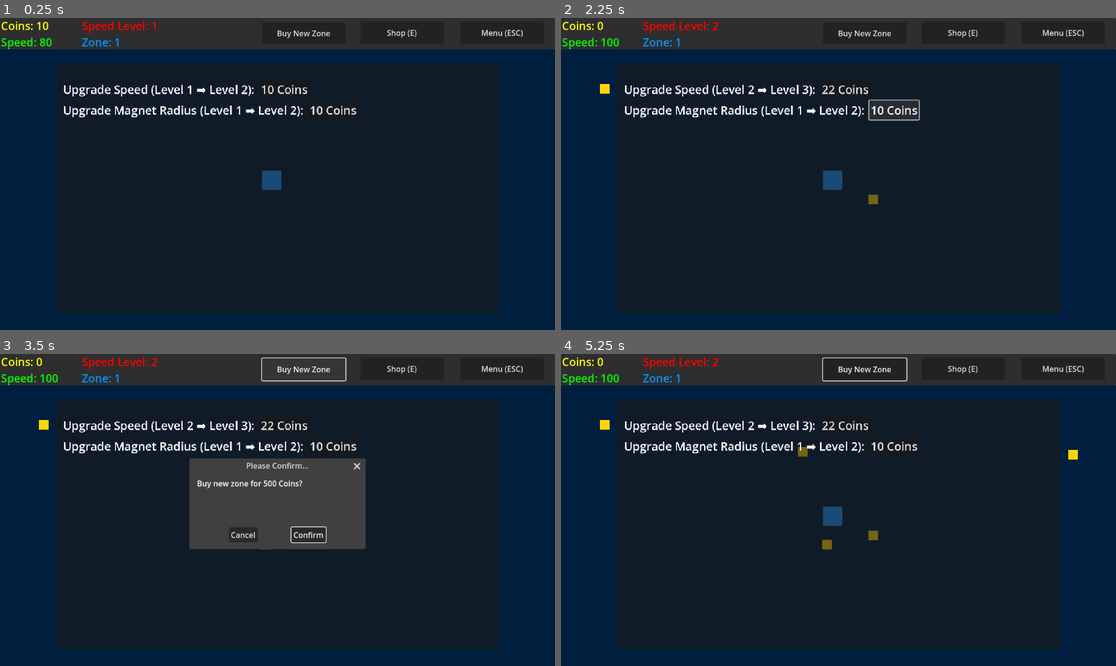
Above: before the commit, frames 1-4 (two rows, left to right).
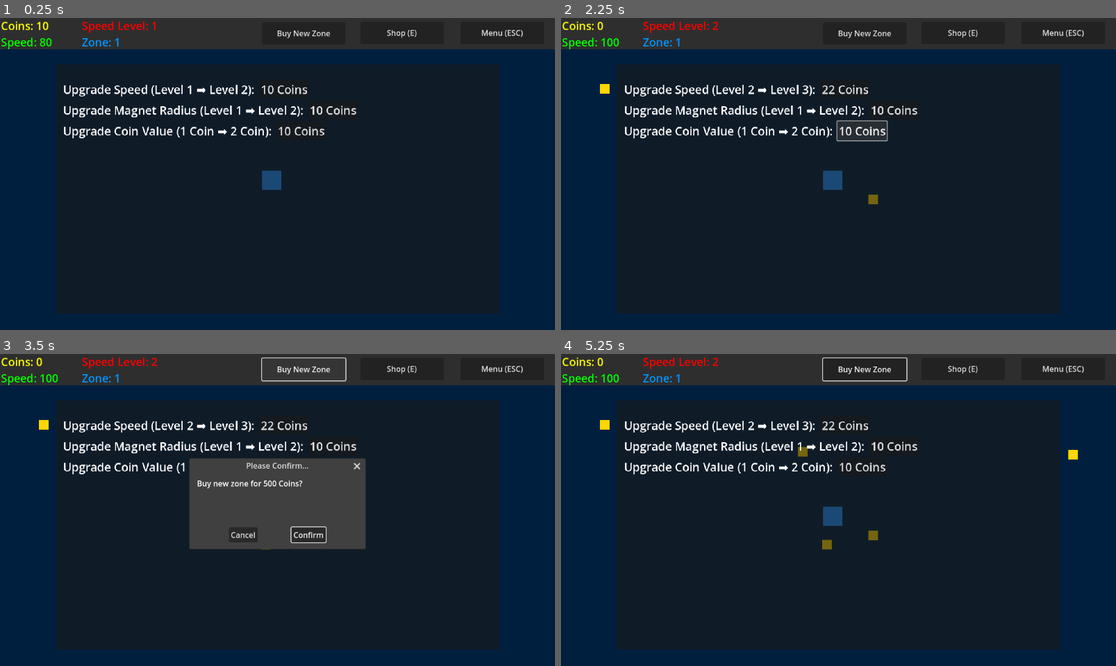
Above: after the commit, the same moments.

Repository: CD1FOX/golden-grind
Game: Godot game, scene res://Scenes/Worlds/Zone 1 - 10/zone1.tscn
The game is run twice, just before and just after one commit, with the same random seed, the same clock (stepped at 60 frames per second) and the same inputs.
Inputs:
- Up to frame 1 (0.25 s): no input
- Up to frame 2 (2.25 s): click "10 Coins" at 0.5 s; click "10 Coins" at 1.25 s; click "10 Coins" at 2 s
- Up to frame 3 (3.5 s): click "Buy New Zone" at 2.75 s
- Up to frame 4 (5.25 s): click "Buy New Zone" at 3.5 s; click "Confirm" at 4.25 s; click "OK" at 5 s

The runs differ from the first frame. In frame 1, 0.6% of the frame differs, in the area x 11-59%, y 34-39%; in frame 2, 1.2%, in the area x 11-65%, y 26-40%; in frame 3, 0.3%; in frame 4, 0.6%.

Commit message:
Update
feat: Added Coin Value Upgrade

Make the coin more value in each upgrade

Diff:
--- a/Global/Global.gd
+++ b/Global/Global.gd
@@ -1,16 +1,25 @@
 extends Node
 
 var coin = 10
+
+#Zones
+var last_zone_level = 1
+var current_zone_level = 1
+var zone_price = 500
+
+#Magnet Type Skill
+var magnet_radius = Vector2(3.0, 3.0)
+var magnet_level = 1
+var magnet_cost = 10
+var magnet_base_cost = 10
+
+#Speed Type Skill
 var speed = 80
 var speed_cost = 10
 var speed_base_cost = 10
 var speed_level = 1
 
-var last_zone_level = 1
-var current_zone_level = 1
-var zone_price = 500
-
-var magnet_radius = Vector2(3.0, 3.0)
-var magnet_level = 1
-var magnet_cost = 10
-var magnet_base_cost = 10
+#Coin Value Upgrade
+var coin_value = 1
+var coin_value_upgrade_cost = 10
+var coin_value_upgrade_base_cost = 10
--- a/Scenes/Entitys/Player/Scripts/player.gd
+++ b/Scenes/Entitys/Player/Scripts/player.gd
@@ -25,5 +25,5 @@
 
 func _on_magnet_area_entered(area: Area2D) -> void:
 	if area.is_in_group("coin"):
-		Global.coin += 1
+		Global.coin += Global.coin_value
 		area.queue_free()
--- a/Scenes/Pickables/Coin/coin.gd
+++ b/Scenes/Pickables/Coin/coin.gd
@@ -2,7 +2,7 @@
 
 func _on_body_entered(body: Node2D) -> void:
 	if body.name == "Player":
-		Global.coin += 1
+		Global.coin += Global.coin_value
 		queue_free()
 
 func _on_timer_timeout() -> void:
--- a/Scenes/UI/Shop/shop_menu.gd
+++ b/Scenes/UI/Shop/shop_menu.gd
@@ -5,6 +5,9 @@
 
 @onready var magnet_label = $Panel/VBoxContainer/Magnet/Magnet
 @onready var magnet_button = $Panel/VBoxContainer/Magnet/MagnetUpgradeButton
+
+@onready var coin_value_label = $Panel/VBoxContainer/CoinValueUpgrade/CoinValue
+@onready var coin_value_button = $Panel/VBoxContainer/CoinValueUpgrade/CoinValueButton
 
 
 func _process(_delta: float) -> void:
@@ -15,7 +18,10 @@
 	speed_button.text = "%d Coins" % Global.speed_cost
 
 	magnet_label.text = "Upgrade Magnet Radius (Level %d ➡️ Level %d): " % [Global.magnet_level, Global.magnet_level + 1]
-	speed_button.text = "%d Coins" % Global.speed_cost
+	magnet_button.text = "%d Coins" % Global.magnet_cost
+
+	coin_value_label.text = "Upgrade Coin Value (%d Coin ➡️ %d Coin): " % [Global.coin_value, Global.coin_value + 1]
+	coin_value_button.text = "%d Coins" % Global.coin_value_upgrade_cost
 
 
 func _on_magnet_upgrade_button_pressed() -> void:
@@ -24,6 +30,8 @@
 		Global.magnet_level += 1
 		Global.speed_cost = int(Global.magnet_base_cost * pow(1.5, Global.magnet_level))
 		Global.magnet_radius = Vector2((Global.magnet_radius.x + 1.0), (Global.magnet_radius.y + 1.0))
+	else:
+		print("Not Enough Coins")
 
 func _on_speed_upgrade_button_pressed() -> void:
 	if Global.coin >= Global.speed_cost:
@@ -33,3 +41,9 @@
 		Global.speed += 20
 	else:
 		print("Not Enough Coins")
+
+func _on_coin_value_button_pressed() -> void:
+	if Global.coin >= Global.coin_value_upgrade_cost:
+		Global.coin -= Global.coin_value_upgrade_cost
+		Global.coin_value += 1
+		Global.coin_value_upgrade_cost = int(Global.coin_value_upgrade_base_cost * pow(1.5, Global.coin_value))
--- a/Scenes/UI/Shop/shop_popup.tscn
+++ b/Scenes/UI/Shop/shop_popup.tscn
@@ -50,5 +50,19 @@
 theme_override_font_sizes/font_size = 30
 text = "10 Coins"
 
+[node name="CoinValueUpgrade" type="HBoxContainer" parent="Panel/VBoxContainer"]
+layout_mode = 2
+
+[node name="CoinValue" type="Label" parent="Panel/VBoxContainer/CoinValueUpgrade"]
+layout_mode = 2
+theme_override_font_sizes/font_size = 30
+text = "Upgrade Coin Value (Level 0 ➡️ Level 1): "
+
+[node name="CoinValueButton" type="Button" parent="Panel/VBoxContainer/CoinValueUpgrade"]
+layout_mode = 2
+theme_override_font_sizes/font_size = 30
+text = "10 Coins"
+
 [connection signal="pressed" from="Panel/VBoxContainer/Speed/SpeedUpgradeButton" to="." method="_on_speed_upgrade_button_pressed"]
 [connection signal="pressed" from="Panel/VBoxContainer/Magnet/MagnetUpgradeButton" to="." method="_on_magnet_upgrade_button_pressed"]
+[connection signal="pressed" from="Panel/VBoxContainer/CoinValueUpgrade/CoinValueButton" to="." method="_on_coin_value_button_pressed"]
